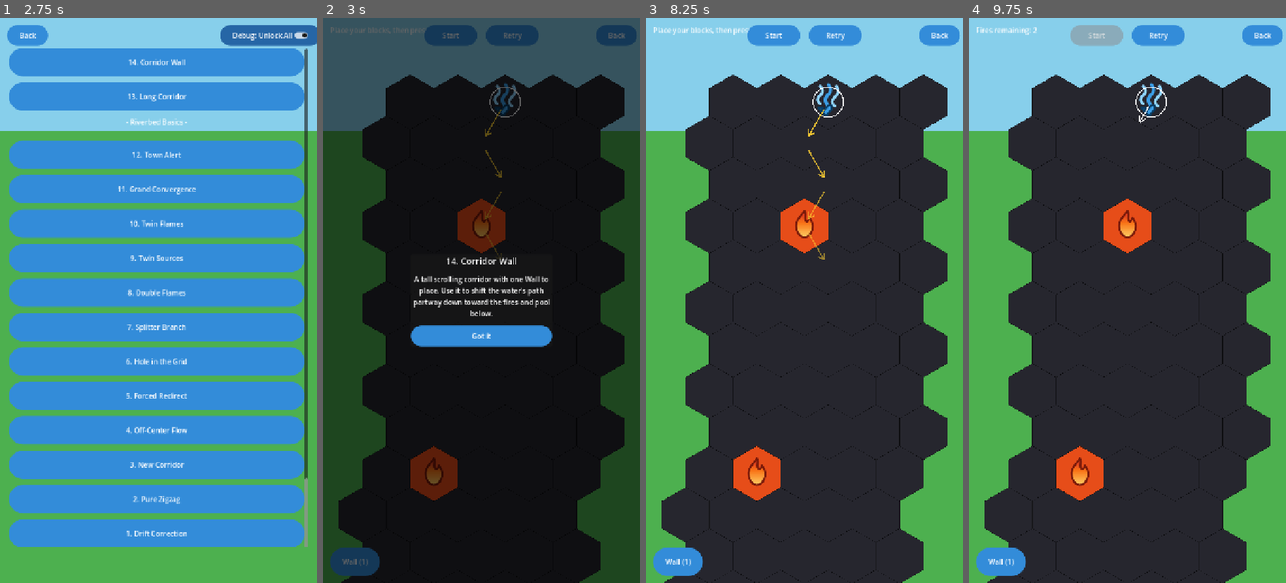
Above: before the commit, frames 1-4 (left to right).
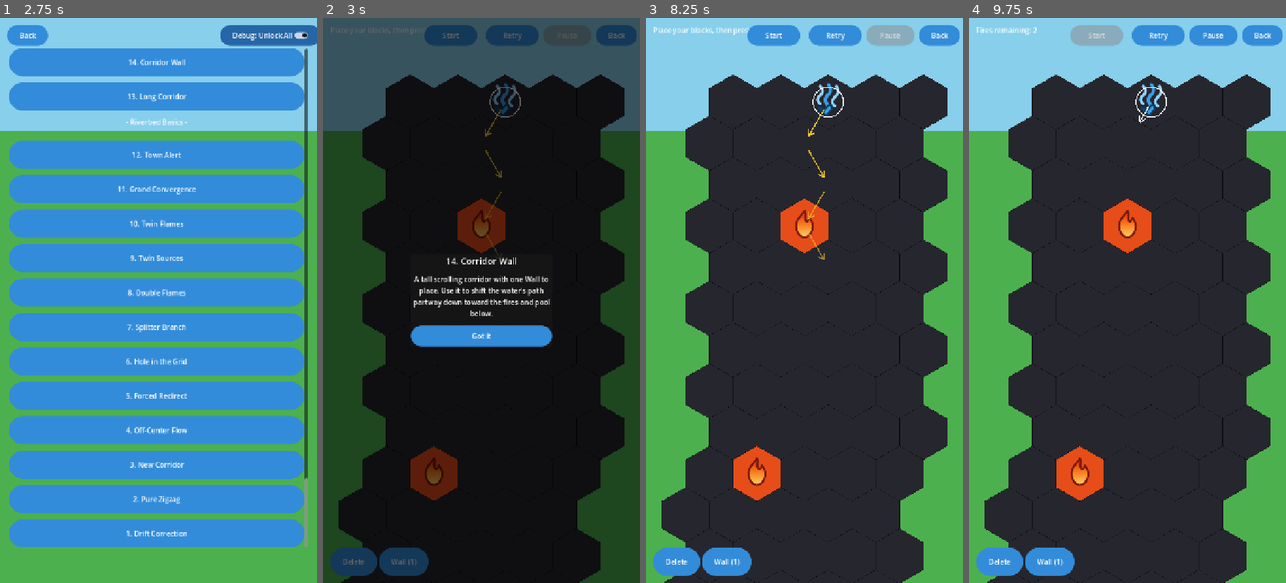
Above: after the commit, the same moments.

Repository: jitternoise/sunny_balcony
Game: Godot game, scene res://scenes/MainMenu.tscn
The game is run twice, just before and just after one commit, with the same random seed, the same clock (stepped at 60 frames per second) and the same inputs.
Inputs:
- Up to frame 1 (2.75 s): click "New Game" at 0.5 s; click "Slot 1 (new game)" at 1.25 s; click "15. Corridor Split" at 2 s
- Up to frame 2 (3 s): click "14. Corridor Wall" at 2.75 s
- Up to frame 3 (8.25 s): click "Retry" at 3.5 s; click "Wall (1)" at 4.25 s; click "Start" at 5 s; click "Start" at 5.75 s; click "Retry" at 6.5 s; click "Retry" at 7.25 s; click "Got it" at 8 s
- Up to frame 4 (9.75 s): click "Wall (1)" at 8.75 s; click "Start" at 9.5 s

Frame 1 is identical in both runs. In frame 2, 0.8% of the frame differs, in the area x 6-80%, y 2-99%; in frame 3, 1.3%, in the area x 6-85%, y 1-99%; in frame 4, 1.3%.

Commit message:
Add in-level Delete mode and Pause button
Delete: a toggle button at the front of the inventory bar. While on, a
tap removes (refunds) the block under it -- including one still queued
for the next PLACEMENT beat -- and never places anything; picking a
block from the bar turns it back off.

Pause: a HUD button (enabled once Start is pressed) that holds the tick
timer in place, cancels any in-progress press/catapult aim, and raises a
dimmed Paused overlay with Resume / Retry / Level Select. Input and
_process are ignored while paused; Resume continues from the same
sub-tick. Retry, win and loss all clear/disable the pause state.

Co-Authored-By: Claude Fable 5.1 <noreply@anthropic.com>
Claude-Session: https://claude.ai/code/session_01QEBxR8firEGJgpMLQAG7a7

Diff:
--- a/game/scenes/Level.tscn
+++ b/game/scenes/Level.tscn
@@ -61,6 +61,17 @@
 offset_right = 130.0
 offset_bottom = 48.0
 text = "Retry"
+
+[node name="PauseButton" type="Button" parent="UI/HUD"]
+layout_mode = 1
+anchor_left = 1.0
+anchor_right = 1.0
+offset_left = -220.0
+offset_top = 16.0
+offset_right = -110.0
+offset_bottom = 48.0
+disabled = true
+text = "Pause"
 
 [node name="BackButton" type="Button" parent="UI/HUD"]
 layout_mode = 1
@@ -224,3 +235,57 @@
 layout_mode = 2
 custom_minimum_size = Vector2(0, 40)
 text = "Next"
+
+[node name="PausePanel" type="Control" parent="UI"]
+visible = false
+anchor_right = 1.0
+anchor_bottom = 1.0
+mouse_filter = 0
+
+[node name="Dim" type="ColorRect" parent="UI/PausePanel"]
+layout_mode = 1
+anchor_right = 1.0
+anchor_bottom = 1.0
+color = Color(0, 0, 0, 0.6)
+mouse_filter = 0
+
+[node name="Center" type="CenterContainer" parent="UI/PausePanel"]
+layout_mode = 1
+anchor_right = 1.0
+anchor_bottom = 1.0
+mouse_filter = 2
+
+[node name="Panel" type="PanelContainer" parent="UI/PausePanel/Center"]
+layout_mode = 2
+custom_minimum_size = Vector2(280, 0)
+
+[node name="VBox" type="VBoxContainer" parent="UI/PausePanel/Center/Panel"]
+layout_mode = 2
+theme_override_constants/separation = 16
+
+[node name="TitleLabel" type="Label" parent="UI/PausePanel/Center/Panel/VBox"]
+layout_mode = 2
+text = "Paused"
+horizontal_alignment = 1
+autowrap_mode = 3
+theme_override_font_sizes/font_size = 24
+
+[node name="ResumeButton" type="Button" parent="UI/PausePanel/Center/Panel/VBox"]
+layout_mode = 2
+custom_minimum_size = Vector2(0, 40)
+text = "Resume"
+
+[node name="ButtonRow" type="HBoxContainer" parent="UI/PausePanel/Center/Panel/VBox"]
+layout_mode = 2
+alignment = 1
+theme_override_constants/separation = 12
+
+[node name="RetryButton" type="Button" parent="UI/PausePanel/Center/Panel/VBox/ButtonRow"]
+layout_mode = 2
+custom_minimum_size = Vector2(100, 40)
+text = "Retry"
+
+[node name="LevelSelectButton" type="Button" parent="UI/PausePanel/Center/Panel/VBox/ButtonRow"]
+layout_mode = 2
+custom_minimum_size = Vector2(130, 40)
+text = "Level Select"
--- a/game/scripts/gameplay/Level.gd
+++ b/game/scripts/gameplay/Level.gd
@@ -41,7 +41,19 @@
 @onready var back_button: Button = $UI/HUD/BackButton
 @onready var start_button: Button = $UI/HUD/StartButton
 @onready var retry_button: Button = $UI/HUD/RetryButton
+@onready var pause_button: Button = $UI/HUD/PauseButton
 @onready var tick_timer: Timer = $TickTimer
+
+## Modal-style popup shown while the game is paused (see _on_pause_pressed()):
+## a dimmed overlay that swallows every board tap/drag underneath it, plus a
+## centered "Paused" panel with Resume / Retry / Level Select buttons. Unlike
+## the lose popup, this one is meant to block the board entirely -- a paused
+## game shouldn't let the player keep placing or picking up blocks while the
+## water is frozen.
+@onready var pause_panel: Control = $UI/PausePanel
+@onready var pause_resume_button: Button = $UI/PausePanel/Center/Panel/VBox/ResumeButton
+@onready var pause_retry_button: Button = $UI/PausePanel/Center/Panel/VBox/ButtonRow/RetryButton
+@onready var pause_level_select_button: Button = $UI/PausePanel/Center/Panel/VBox/ButtonRow/LevelSelectButton
 
 ## Small modal-style popup shown on a loss (see _on_level_lost()): a dimmed
 ## overlay plus a centered panel with the loss reason and two buttons,
@@ -85,6 +97,19 @@
 var block_catalog: Dictionary = {}
 var started: bool = false
 
+## True while the pause popup is up (see _on_pause_pressed()). The tick timer
+## is held (tick_timer.paused) rather than stopped, so resuming picks the
+## beat cycle back up exactly where it left off, mid-measure and all.
+var paused: bool = false
+
+## True while the inventory bar's Delete button is toggled on (see
+## _build_inventory_bar() / _on_delete_button_toggled()). In this mode a tap
+## on a placed block removes it (refunding it to inventory) and a tap on an
+## empty cell does nothing -- no block is ever placed, whatever was selected
+## before. Picking a block from the inventory bar switches the mode back off.
+var delete_mode: bool = false
+const DELETE_BUTTON_NAME := "delete_mode"
+
 ## The res://data/levels/*.tres path this scene was loaded with (captured
 ## from GameState.pending_level_path at the very start of _ready(), before
 ## anything else has a chance to overwrite that global). Used by the win
@@ -176,6 +201,10 @@
 	back_button.pressed.connect(func(): get_tree().change_scene_to_file("res://scenes/LevelSelect.tscn"))
 	start_button.pressed.connect(_on_start_pressed)
 	retry_button.pressed.connect(_on_retry_pressed)
+	pause_button.pressed.connect(_on_pause_pressed)
+	pause_resume_button.pressed.connect(_on_resume_pressed)
+	pause_retry_button.pressed.connect(_on_retry_pressed)
+	pause_level_select_button.pressed.connect(func(): get_tree().change_scene_to_file("res://scenes/LevelSelect.tscn"))
 	lose_retry_button.pressed.connect(_on_retry_pressed)
 	lose_level_select_button.pressed.connect(func(): get_tree().change_scene_to_file("res://scenes/LevelSelect.tscn"))
 	intro_got_it_button.pressed.connect(_on_intro_got_it_pressed)
@@ -213,6 +242,7 @@
 		return
 	started = true
 	start_button.disabled = true
+	pause_button.disabled = false # nothing to freeze before the water starts flowing
 	# From here on, block placements/removals buffer to the next
 	# PLACEMENT beat instead of landing immediately -- see HexBoard.started.
 	board.started = true
@@ -238,8 +268,13 @@
 func _on_retry_pressed() -> void:
 	lose_panel.visible = false
 	win_panel.visible = false
+	pause_panel.visible = false
+	paused = false
+	tick_timer.paused = false
 	tick_timer.stop()
 	started = false
+	pause_button.disabled = true
+	delete_mode = false
 	current_beat = BeatPhase.PLACEMENT
 	_subtick_count = 0
 	start_button.disabled = false
@@ -248,6 +283,37 @@
 	board.setup(level_data, block_catalog)
 	_build_inventory_bar()
 	status_label.text = "Fires remaining: %d" % board.fires_remaining
+
+
+## Freezes the game: holds the tick timer (so no beat advances and the water
+## stops mid-flow), cancels any press/aim in progress so a half-charged
+## catapult can't fire on resume, and raises the pause popup, whose dimmed
+## overlay swallows every board tap until Resume is pressed. Only meaningful
+## once Start has been pressed -- before that nothing is moving, so the HUD
+## Pause button stays disabled (see _on_start_pressed()).
+func _on_pause_pressed() -> void:
+	if not started or paused or board.game_over:
+		return
+	paused = true
+	tick_timer.paused = true
+	_press_active = false
+	_drag_active = false
+	_catapult_press_active = false
+	_catapult_aiming = false
+	board.clear_catapult_aim()
+	pause_button.disabled = true
+	pause_panel.visible = true
+
+
+## Unfreezes a paused game -- the tick timer resumes from exactly where it
+## was held, so the beat cycle continues on the same sub-tick.
+func _on_resume_pressed() -> void:
+	if not paused:
+		return
+	paused = false
+	tick_timer.paused = false
+	pause_button.disabled = false
+	pause_panel.visible = false
 
 
 ## Loads every BlockData .tres under res://data/blocks/ so adding a new
@@ -286,6 +352,17 @@
 		inventory_bar.remove_child(child)
 		child.queue_free()
 
+	# Delete (eraser) mode toggle -- always the first button in the bar, on
+	# every level, since every level lets the player pick blocks back up.
+	# See delete_mode / _on_delete_button_toggled().
+	var delete_button := Button.new()
+	delete_button.name = DELETE_BUTTON_NAME
+	delete_button.text = "Delete"
+	delete_button.toggle_mode = true
+	delete_button.button_pressed = delete_mode
+	delete_button.toggled.connect(_on_delete_button_toggled)
+	inventory_bar.add_child(delete_button)
+
 	var block_ids: Array = block_catalog.keys() if board.use_block_budget else level_data.starting_inventory.keys()
 	for block_id in block_ids:
 		var button := Button.new()
@@ -323,9 +400,34 @@
 
 func _on_block_button_pressed(block_id: String) -> void:
 	board.selected_block_id = block_id
+	_set_delete_mode(false)
+
+
+## Toggled by the inventory bar's Delete button. Turning it on deselects
+## whatever block was selected so the next tap can only ever remove, never
+## place; turning it off just returns to the ordinary tap-to-place flow
+## with nothing selected.
+func _on_delete_button_toggled(toggled_on: bool) -> void:
+	delete_mode = toggled_on
+	if toggled_on:
+		board.selected_block_id = ""
+
+
+func _set_delete_mode(enabled: bool) -> void:
+	delete_mode = enabled
+	var delete_button: Button = inventory_bar.get_node_or_null(DELETE_BUTTON_NAME)
+	if delete_button and delete_button.button_pressed != enabled:
+		delete_button.set_pressed_no_signal(enabled)
 
 
 func _unhandled_input(event: InputEvent) -> void:
+	# A paused game is frozen for input too. The pause popup's dimmed
+	# overlay already swallows taps/drags before they get here, but a
+	# scroll wheel or a stray release event can still arrive -- ignore
+	# everything until Resume.
+	if paused:
+		return
+
 	# Mouse wheel: a simple scroll shortcut for desktop testing. Grids that
 	# fit entirely on screen have max_scroll_down == 0, so this is a no-op
 	# for them.
@@ -428,6 +530,8 @@
 ## finger/cursor hasn't moved at all -- see _update_catapult_aim()).
 ## A no-op every frame for any press that isn't on a catapult.
 func _process(_delta: float) -> void:
+	if paused:
+		return
 	if _catapult_aiming:
 		_update_catapult_aim()
 		return
@@ -565,6 +669,15 @@
 			_refresh_inventory_labels()
 		return
 
+	# Delete mode (see delete_mode): also lets a tap cancel a block that is
+	# still queued for the next PLACEMENT beat (remove_block() handles the
+	# pending case itself), and a tap that didn't land on anything is
+	# simply a miss -- never fall through to placing something.
+	if delete_mode:
+		if board.remove_block(coord):
+			_refresh_inventory_labels()
+		return
+
 	if board.selected_block_id == "":
 		return
 
@@ -615,6 +728,7 @@
 ## under them a second and a half later.
 func _on_level_won() -> void:
 	tick_timer.stop()
+	pause_button.disabled = true
 	retry_button.disabled = true # avoid interfering with the win popup below
 	status_label.text = "Level complete!"
 	GameState.mark_level_complete(level_data.level_id)
@@ -662,6 +776,7 @@
 ## this is just the primary, hard-to-miss prompt at the moment of failure.
 func _on_level_lost() -> void:
 	tick_timer.stop()
+	pause_button.disabled = true
 	match board.lose_reason:
 		HexBoard.LoseReason.TOWN:
 			status_label.text = "The town flooded!"
Not shown, changed: open-items.md
